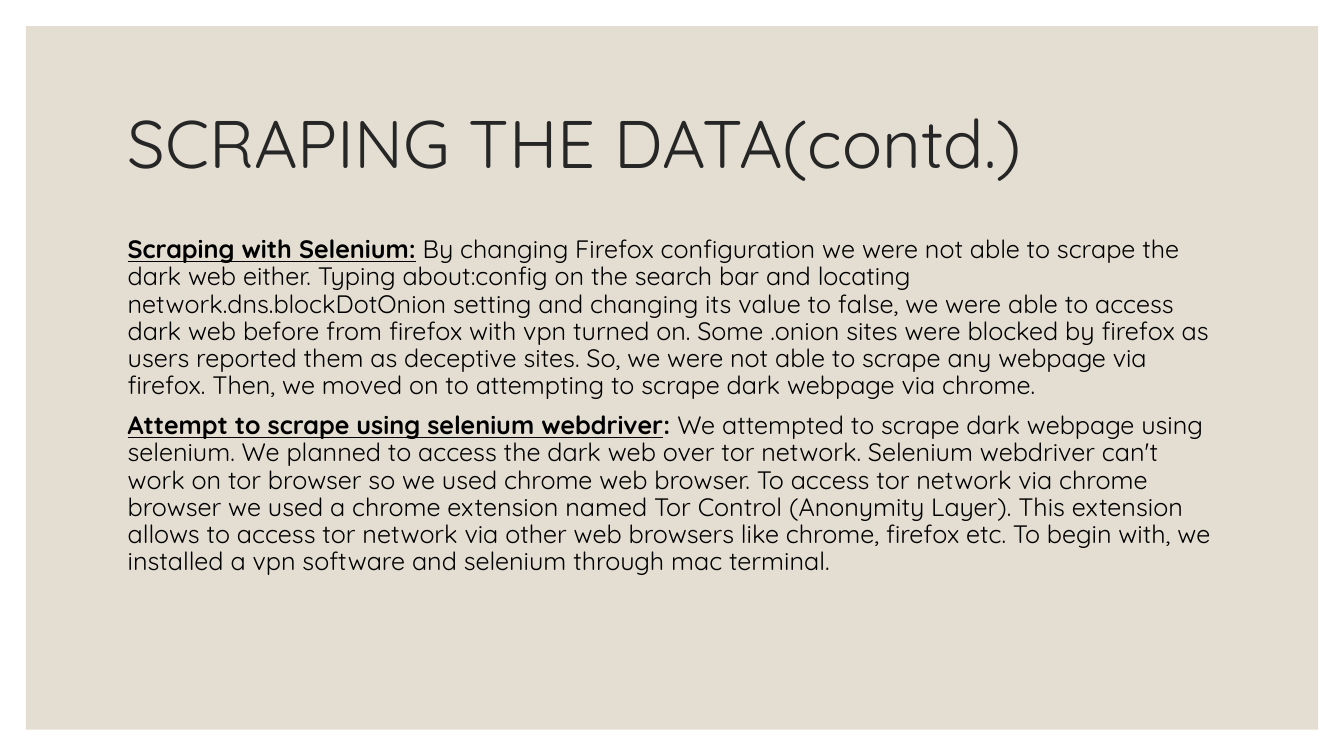
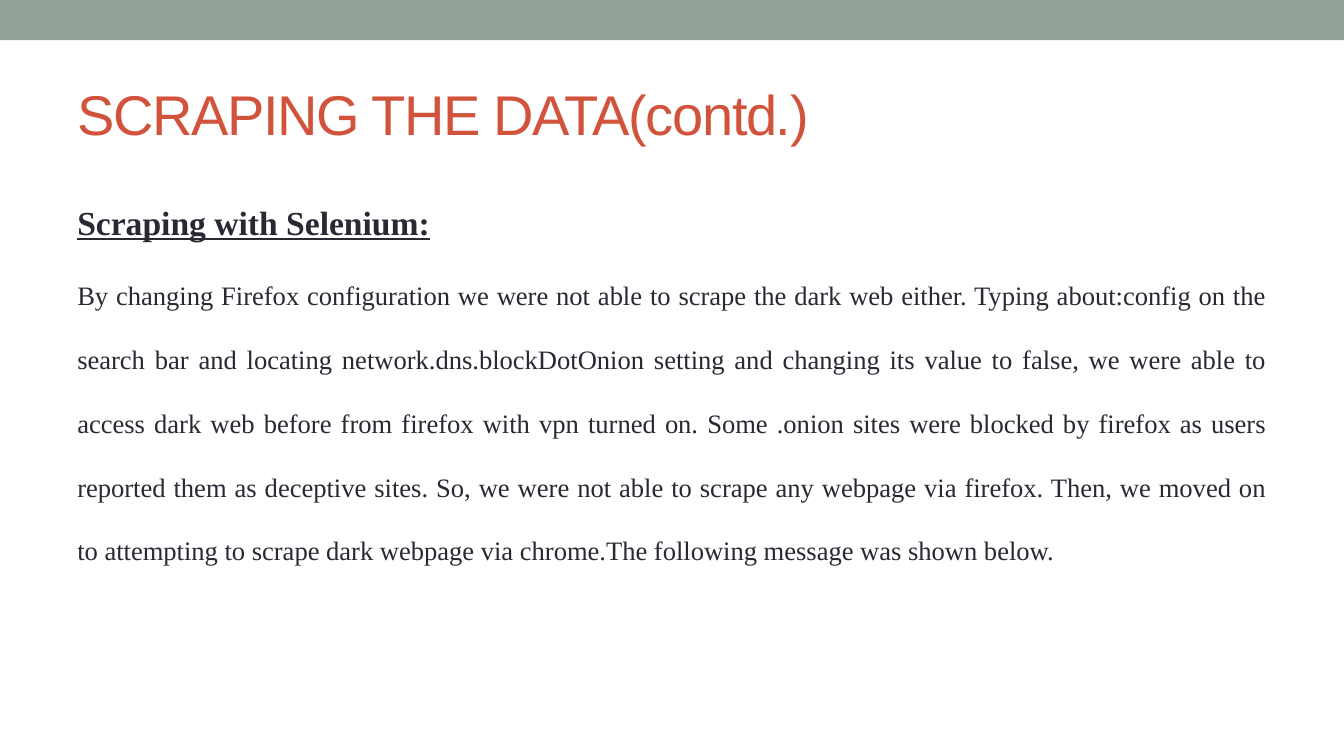
Before and after one commit to protik-nsu/CSE299-GROUP03-DARK_WEB_RESEARCH, a slide deck: slide 8 of Final.pptx (slide 7 before the commit). Drawn at 1344x756 pixels with LibreOffice and Linux fonts; fonts in the diff are those of the drawing. Boxes give left, top, right and bottom in pixels: in the first picture for what was removed or moved away, otherwise in the second. Text is boxed around its words. In the diff, an @@ line names an element or a change of style, - is before the commit and + after.

```diff
--- a/Final.pptx
+++ b/Final.pptx
@@ rectangle added at <box>0,0,1344,40</box>, fill #93A299 @@
@@ rectangle removed at <box>26,26,1319,730</box> @@
@@ title "SCRAPING THE DATA(contd.)": place and size @@
-title "SCRAPING THE DATA(contd.)" at <box>128,118,1021,181</box>
+title "SCRAPING THE DATA(contd.)" at <box>77,94,808,145</box>
@@ title "SCRAPING THE DATA(contd.)" at <box>77,94,808,145</box>: size 48 to 40 pt, font Quicksand to Arial, text colour #262626 to #D2533C, letter spacing 0 to -1 pt; line spacing 0.9 to 1 @@
@@ text at <box>77,211,1266,566</box>: text changed; size 18 to 19 pt; font Quicksand to Times New Roman; text colour #000000 to #292934 @@
-Scraping with Selenium: By changing Firefox configuration we were not able to scrape the dark web either. Typing about:config on the search bar and locating network.dns.blockDotOnion setting and changing its value to false, we were able to access dark web before from firefox with vpn turned on. Some .onion sites were blocked by firefox as users reported them as deceptive sites. So, we were not able to scrape any webpage via firefox. Then, we moved on to attempting to scrape dark webpage via chrome.
-Attempt to scrape using selenium webdriver: We attempted to scrape dark webpage using selenium. We planned to access the dark web over tor network. Selenium webdriver can't work on tor browser so we used chrome web browser. To access tor network via chrome browser we used a chrome extension named Tor Control (Anonymity Layer). This extension allows to access tor network via other web browsers like chrome, firefox etc. To begin with, we installed a vpn software and selenium through mac terminal.
+Scraping with Selenium:
+By changing Firefox configuration we were not able to scrape the dark web either. Typing about:config on the search bar and locating network.dns.blockDotOnion setting and changing its value to false, we were able to access dark web before from firefox with vpn turned on. Some .onion sites were blocked by firefox as users reported them as deceptive sites. So, we were not able to scrape any webpage via firefox. Then, we moved on to attempting to scrape dark webpage via chrome.The following message was shown below.
```
Also in this commit, not shown: 4 other slides changed, 9 slides added, 4 slides removed.
